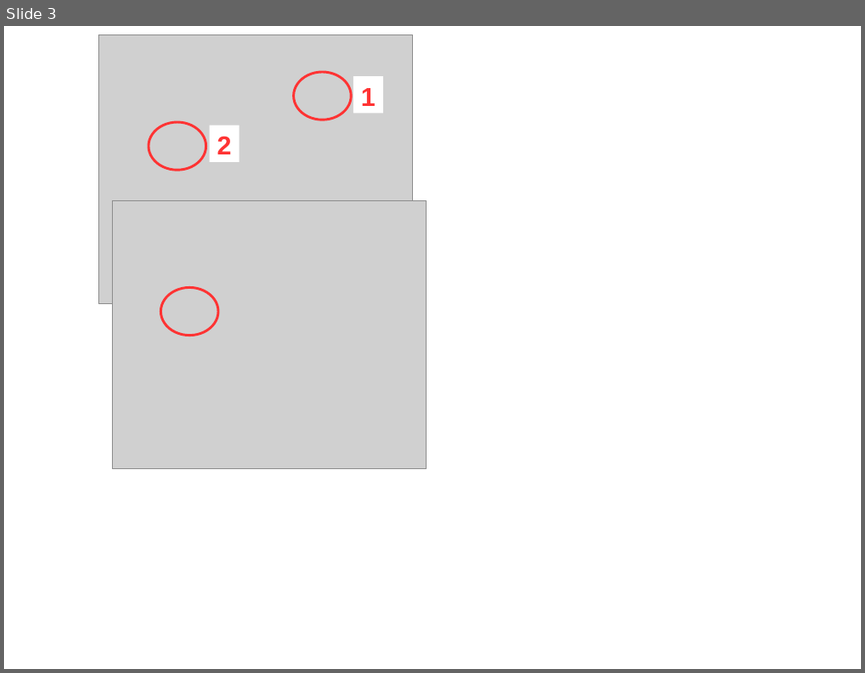
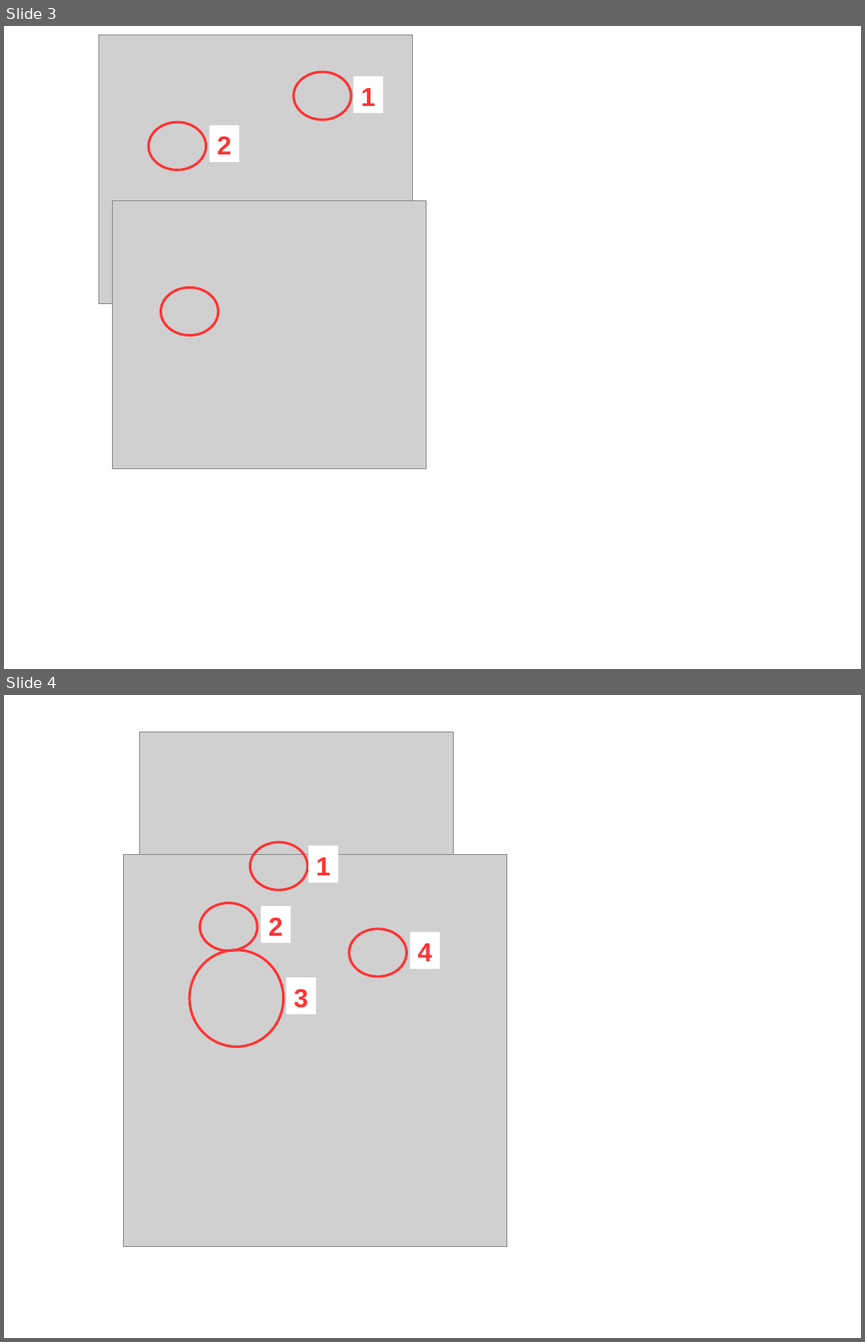
Before and after one commit to markummitchell/engauge-digitizer, a slide deck: dev/SpreadsheetsForDoc.odp. Shown one above the other, each under a label of ours: slide 3 before the commit, slides 3 and 4 after it. The pictures are 865x673 and 865x1342 pixels, drawn with LibreOffice and Linux fonts; fonts in the diff are those of the drawing; grey boxes stand for pictures. Boxes give left, top, right and bottom in pixels: in the first picture for what was removed or moved away, otherwise in the second. Text is boxed around its words. In the diff, an @@ line names an element or a change of style, - is before the commit and + after.

```diff
--- a/dev/SpreadsheetsForDoc.odp
+++ b/dev/SpreadsheetsForDoc.odp
@@ slide 4 added at box(4, 695, 861, 1338), background #FFFFFF @@
@@ picture added at box(139, 732, 454, 941) @@
@@ ellipse added at box(250, 842, 308, 890), outline #FF3333 2.3 pt @@
@@ rectangle added at box(309, 845, 338, 882), fill #FFFFFF, 24 pt, text #FF3333, bold @@
+1
@@ picture added at box(124, 855, 507, 1247) @@
@@ ellipse added at box(200, 902, 257, 950), outline #FF3333 2.3 pt @@
@@ rectangle added at box(261, 906, 290, 942), fill #FFFFFF, 24 pt, text #FF3333, bold @@
+2
@@ ellipse added at box(349, 929, 407, 976), outline #FF3333 2.3 pt @@
@@ rectangle added at box(409, 932, 439, 969), fill #FFFFFF, 24 pt, text #FF3333, bold @@
+4
@@ ellipse added at box(190, 950, 284, 1046), outline #FF3333 2.3 pt @@
@@ rectangle added at box(286, 977, 316, 1014), fill #FFFFFF, 24 pt, text #FF3333, bold @@
+3
```
Also in this commit, not shown: 14 other files.
